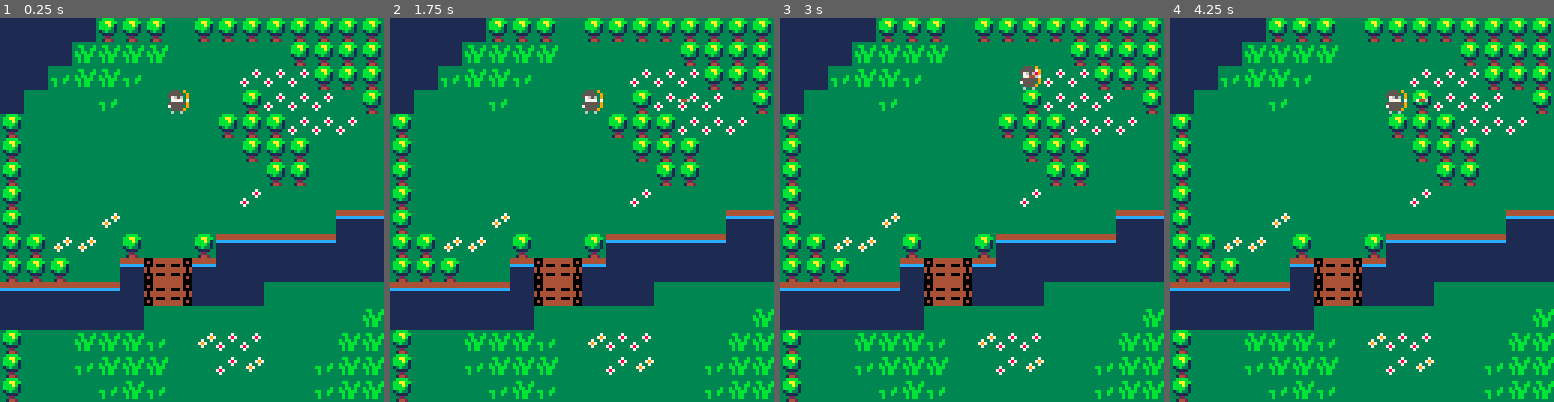
Above: before the commit, frames 1-4 (left to right).
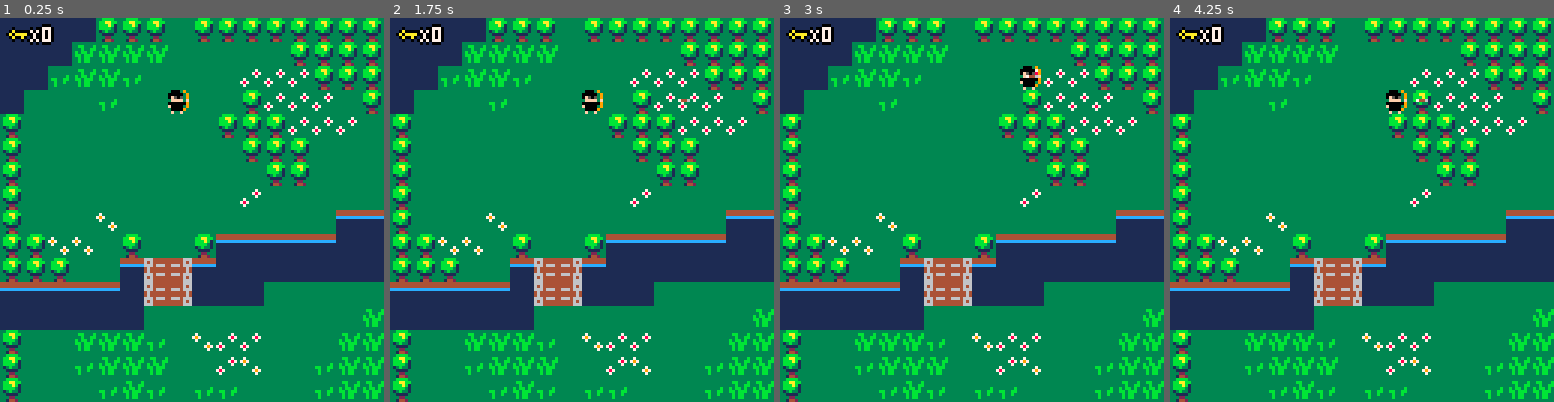
Above: after the commit, the same moments.

Repository: HeavenProx/PICO-8
Game: PICO-8 cartridge untitled.p8
Same seed, same stepped clock (60 frames per second), same inputs: the game is played once before the commit and once after it.
Inputs:
- Up to frame 1 (0.25 s): no input
- Up to frame 2 (1.75 s): tap X (X key) at 0.33, 1.07 s; hold Right from 1.6 s (still down)
- Up to frame 3 (3 s): tap X (X key) at 1.85, 2.97 s; release Right at 2.1 s; hold Up 2.15-2.42 s; hold Right from 2.47 s (still down)
- Up to frame 4 (4.25 s): release Right at 3.03 s; hold Left 3.08-3.58 s; hold Down 3.63-3.97 s; hold Right from 4.02 s (still down); tap X (X key) at 4.08 s

The runs differ from the first frame. In frame 1, 1.9% of the frame differs, in the area x 1-69%, y 1-100%; in frame 2, 1.9%; in frame 3, 1.9%; in frame 4, 1.9%.

Commit message:
ajout clé, porte et ui clé

Diff:
--- a/untitled.p8
+++ b/untitled.p8
@@ -3,6 +3,7 @@
 __lua__
 function _init()
 	draw_map()
+	create_player()
 end
 
 
@@ -23,20 +24,39 @@
 function _draw()
 	cls()
 	map()
+
 	draw_player()
 
 	for arrow in all(arrows) do
 		spr(arrow.sp, arrow.x, arrow.y, 1, 1, arrow.flip)
 	end
+
+	draw_ui()
 end
 
 
 -->8
-p = {sprite=1,x=7,y=3,largeur=8,hauteur=8,life=100,flip=false}
+-- player
 arrows = {}
 
+function create_player()
+	p = {
+		sprite=1,
+		x=7,
+		y=3,
+		largeur=8,
+		hauteur=8,
+		keys=0,
+		life=100,
+		flip=false
+	}
+end
+
 function draw_player()
+	palt(0, false)
+	palt(14, true)
  spr(p.sprite,p.x*8,p.y*8,1,1,p.flip)
+	palt()
 end
 
 function shoot()
@@ -71,14 +91,42 @@
    newy += speed
   end
 
+  interact(newx,newy)
+
   if not check_flag(0, newx, newy) then
    p.x = mid(0,newx,127)
    p.y = mid(0,newy,63)
   end
 end
 
-
-
+function interact(x,y)
+	if check_flag(1,x,y) then
+		pick_up_key(x,y)
+	elseif check_flag(2,x,y) then
+		if p.keys>=1 then
+			open_door(x,y)
+			p.keys-=1
+		else
+			sfx(3)
+		end
+	end
+end
+
+function next_tile(x,y)
+	sprite = mget(x,y)
+	mset(x,y,sprite+1)
+end
+
+function pick_up_key(x,y)
+	next_tile(x,y)
+	p.keys+=1
+	sfx(01)
+end
+
+function open_door(x,y)
+	next_tile(x,y)
+	sfx(02)
+end
 -->8
 -- map
 
@@ -103,6 +151,25 @@
 	camy=flr(0,p.y-7.5,127-119)
 	camera(camx*8,camy*8)
 end
+-->8
+-- ui
+
+function draw_ui()
+	camera()
+	palt(0, false)
+	palt(14, true)
+	spr(24, 2, 3)
+	palt()
+	print_outline("X"..p.keys,10,3)
+end
+
+function print_outline(text,x,y)
+	print(text,x+1,y,0)
+	print(text,x-1,y,0)
+	print(text,x,y+1,0)
+	print(text,x,y-1,0)
+	print(text,x,y,7)
+end
 
 
 
@@ -172,40 +239,43 @@
 
 
 __gff__
-0000000000000000000001010000000000000000000000000000000100000000000000000000000000000000000000000000000000000000000000000000000000000000000000000000000000000000000000000000000000000000000000000000000000000000000000000000000000000000000000000000000000000000
+0000000000000000020001010000030100000000000000000000010100000101000000000000000000000000000005000000000000000000000000000000050000000000000000000000000000000000000000000000000000000000000000000000000000000000000000000000000000000000000000000000000000000000
 0000000000000000000000000000000000000000000000000000000000000000000000000000000000000000000000000000000000000000000000000000000000000000000000000000000000000000000000000000000000000000000000000000000000000000000000000000000000000000000000000000000000000000
 __map__
-1b1b1b1b0a0a0a090a0a0a0a0a0a0a0a2a2a2a09091b1b1b0909090909090929090909090909090909090909090900000000000000000000000000000000000000000000000000000000000000000000000000000000000000000000000000000000000000000000000000000000000000000000000000000000000000000000
-1b1b1b2a2a2a2a09090909090a0a0a0a092a2a09090d0d090909090909090909090909090909090909090909090900000000000000000000000000000000000000000000000000000000000000000000000000000000000000000000000000000000000000000000000000000000000000000000000000000000000000000000
-1b1b3a2a2a3a090909092929290a0a0a0a2a2a090b1b1b090909090909090909090909090909090909090909090900000000000000000000000000000000000000000000000000000000000000000000000000000000000000000000000000000000000000000000000000000000000000000000000000000000000000000000
-1b0909093a09090909090a292929090a0a0a0a0a1b1b09090909090909090909090909090909090909090909090900000000000000000000000000000000000000000000000000000000000000000000000000000000000000000000000000000000000000000000000000000000000000000000000000000000000000000000
-0a09090909090909090a0a0a292929090a0a0a091b1b09090909090909090909090909090909090909090909090900000000000000000000000000000000000000000000000000000000000000000000000000000000000000000000000000000000000000000000000000000000000000000000000000000000000000000000
-0a0909090909090909090a0a0a0909090909090b1b1b09090909090909090909090909090909090909090909090900000000000000000000000000000000000000000000000000000000000000000000000000000000000000000000000000000000000000000000000000000000000000000000000000000000000000000000
-0a090909090909090909090a0a09090909092c2c2c0909090909090909090909090909090909090909090909090900000000000000000000000000000000000000000000000000000000000000000000000000000000000000000000000000000000000000000000000000000000000000000000000000000000000000000000
-0a09090909090909090929090909090909093c3c3c0909090909090909090909090909090909090909090909090900000000000000000000000000000000000000000000000000000000000000000000000000000000000000000000000000000000000000000000000000000000000000000000000000000000000000000000
-0a090909190909090909090909090b0b0b0b1b1b1b0909090909090909090909090909090909090909090909090900000000000000000000000000000000000000000000000000000000000000000000000000000000000000000000000000000000000000000000000000000000000000000000000000000000000000000000
-0a0a1919090a09090a0b0b0b0b0b1b1b1b1b1b1b090909090909090909090909090909090909090909090909090900000000000000000000000000000000000000006746664700000000000000000000000000000000000000000000000000000000000000000000000000000000000000000000000000000000000000000000
-0a0a0a09090b0c1c0b1b1b1b1b1b1b1b09090909090909090909090909090909090909090909090909090909090900000000000000000000000000000000000000467666667600000000000000000000000000000000000000000000000000000000000000000000000000000000000000000000000000000000000000000000
-0b0b0b0b0b1b0c1c1b1b1b090909090909090909090909090909090909090909090909090909090909090909090900000000000000000000000000000000000000766666765700000000000000000000000000000000000000000000000000000000000000000000000000000000000000000000000000000000000000000000
-1b1b1b1b1b1b0909090909090909092a09090909090909090909090909090909090909090909090909090909090900000000000000000000000000000000000000565774750000000000000000000000000000000000000000000000000000000000000000000000000000000000000000000000000000000000000000000000
-0a09092a2a2a3a091929290909092a2a09090909090909090909090909090909090909090909090909090909090900000000000000000000000000000000000000005544000000000000000000000000000000000000000000000000000000000000000000000000000000000000000000000000000000000000000000000000
-0a09093a2a2a2a0909291909093a2a2a0909090909090909090909090909090909090909090909090909090909090000000000000000000000000000000000000000544464534300530b004300634300000000000000000000000000000000000000000000000000000000000000000000000000000000000000000000000000
-0a0909093a2a3a0909090909093a2a2a09090909090909090909090909090929090909090909090909090909090900000000000000000000000000000000000000405141414151614141415151414161420000000000000000000000000000000000000000000000000000000000000000000000000000000000000000000000
-0909090909090909090909090909090909090909090909090909090909090909090909090909090909090909090900000000000000000000000000000000000000000000000000000000000000000000000000000000000000000000000000000000000000000000000000000000000000000000000000000000000000000000
-0909090909090909090909090909090909090909090909090909090909090909090909090909090909090909090900000000000000000000000000000000000000000000000000000000000000000000000000000000000000000000000000000000000000000000000000000000000000000000000000000000000000000000
-0909090909090909090909090909090909090909090909090909090909090909090909090909090909090909090900000000000000000000000000000000000000000000000000000000000000000000000000000000000000000000000000000000000000000000000000000000000000000000000000000000000000000000
-0909090909090909090909090909090909090909090909090909090909090909090909090909090909090909090900000000000000000000000000000000000000000000000000000000000000000000000000000000000000000000000000000000000000000000000000000000000000000000000000000000000000000000
-0909090909090909090909090909090909090909090909090909090909090909090909090909090909090909090900000000000000000000000000000000000000000000000000000000000000000000000000000000000000000000000000000000000000000000000000000000000000000000000000000000000000000000
-0909090909090909090909090909090909090909090909090909090909090909090909090909090909090909090900000000000000000000000000000000000000000000000000000000000000000000000000000000000000000000000000000000000000000000000000000000000000000000000000000000000000000000
-0909090909090909090909090909090909090909090909090909090909090909090909090909090909090909090900000000000000000000000000000000000000000000000000000000000000000000000000000000000000000000000000000000000000000000000000000000000000000000000000000000000000000000
-0909090909090909090909090909090909090909090909090909090909090909090909090909090909090909090900000000000000000000000000000000000000000000000000000000000000000000000000000000000000000000000000000000000000000000000000000000000000000000000000000000000000000000
-0909090909090909090909090909090909090909090909090909090909090909090909090909090909090909090900000000000000000000000000000000000000000000000000000000000000000000000000000000000000000000000000000000000000000000000000000000000000000000000000000000000000000000
-0909090909090909090909090909090909090909090909090909090909090909090909090909090909090909090900000000000000000000000000000000000000000000000000000000000000000000000000000000000000000000000000000000000000000000000000000000000000000000000000000000000000000000
-0909090909090909090909090909090909090909090909090909090909090909090909090909090909090909090900000000000000000000000000000000000000000000000000000000000000000000000000000000000000000000000000000000000000000000000000000000000000000000000000000000000000000000
-0909090909090909090909090909090909090909090909090909090909090909090909090909090909090909090900000000000000000000000000000000000000000000000000000000000000000000000000000000000000000000000000000000000000000000000000000000000000000000000000000000000000000000
-0909090909090909090909090909090909090909090909090909090909090909090909090909090909090909090900000000000000000000000000000000000000000000000000000000000000000000000000000000000000000000000000000000000000000000000000000000000000000000000000000000000000000000
-0909090909090909090909090909090909090909090909090909090909090909090909090909090909090909090900000000000000000000000000000000000000000000000000000000000000000000000000000000000000000000000000000000000000000000000000000000000000000000000000000000000000000000
-0909090909090909090909090909090909090909090909090909090909090909090909090909090909090909090900000000000000000000000000000000000000000000000000000000000000000000000000000000000000000000000000000000000000000000000000000000000000000000000000000000000000000000
-2909090909090909090909090909092909090909090909090909090909090929090909090909090909090909090900000000000000000000000000000000000000000000000000000000000000000000000000000000000000000000000000000000000000000000000000000000000000000000000000000000000000000000
-
-
+1b1b1b1b0a0a0a090a0a0a0a0a0a0a0a0a0a0a0a0a1b1b1b0a0a0a0a0a0a0a29090909090909090909090909090900000000000000000000000000000000000000000000000000000000000000000000000000000000000000000000000000000000000000000000000000000000000000000000000000000000000000000000
+1b1b1b2a2a2a2a09090909090a0a0a0a082a2a09092c2c0909093a093a090909090909090909090909090909090900000000000000000000000000000000000000000000000000000000000000000000000000000000000000000000000000000000000000000000000000000000000000000000000000000000000000000000
+1b1b3a2a2a3a090909092929290a0a0a0a2a3a090b1b1b090909090909090909090909090909090909090909090900000000000000000000000000000000000000000000000000000000000000000000000000000000000000000000000000000000000000000000000000000000000000000000000000000000000000000000
+1b0909093a09090909090a292929090a0a3a3a0a1b1b09090909093a0a0a0909090909090909090909090909090900000000000000000000000000000000000000000000000000000000000000000000000000000000000000000000000000000000000000000000000000000000000000000000000000000000000000000000
+0a09090909090909090a0a0a292929090a0a0a0a1b1b09291909090a0a090909090909090909090909090909090900000000000000000000000000000000000000000000000000000000000000000000000000000000000000000000000000000000000000000000000000000000000000000000000000000000000000000000
+0a0909090909090909090a0a0a0909090909090b1b1b09193a09090909090909090909090909090909090909090900000000000000000000000000000000000000000000000000000000000000000000000000000000000000000000000000000000000000000000000000000000000000000000000000000000000000000000
+0a090909090909090909090a0a09090909091d1d1d09093a09093a09093a0909090909090909090909090909090900000000000000000000000000000000000000000000000000000000000000000000000000000000000000000000000000000000000000000000000000000000000000000000000000000000000000000000
+0a09090909090909090929090909090909091c1c1c090909090909093a3a0909090909090909090909090909090900000000000000000000000000000000000000000000000000000000000000000000000000000000000000000000000000000000000000000000000000000000000000000000000000000000000000000000
+0a090909190909090909090909090b0b0b0b1b1b1b09090909093a0909090909090909090909090909090909090900000000000000000000000000000000000000000000000000000000000000000000000000000000000000000000000000000000000000000000000000000000000000000000000000000000000000000000
+0a0a1919090a09090a0b0b0b0b0b1b1b1b1b1b1b093a3a091a1a090929090909090909090909090909090909090900000000000000000000000000000000000000006746664700000000000000000000000000000000000000000000000000000000000000000000000000000000000000000000000000000000000000000000
+0a0a0a09090b0c0d0b1b1b1b1b1b1b1b090909093a09091a1a1a1a091919090a0a0909090909090909090909090900000000000000000000000000000000000000467666667600000000000000000000000000000000000000000000000000000000000000000000000000000000000000000000000000000000000000000000
+0b0b0b0b0b1b0c0d1b1b1b0909090909090909090909091a1a1a090909090a0a0a0909090909090909090909090900000000000000000000000000000000000000766666765700000000000000000000000000000000000000000000000000000000000000000000000000000000000000000000000000000000000000000000
+1b1b1b1b1b1b0909090909090909092a093a3a0919093a091a090909090a0a0a090909090909090909090909090900000000000000000000000000000000000000565774750000000000000000000000000000000000000000000000000000000000000000000000000000000000000000000000000000000000000000000000
+0a09092a2a2a3a091929290909092a2a2a092a3a3a09090909090909090a0a09090909090909090909090909090900000000000000000000000000000000000000005544000000000000000000000000000000000000000000000000000000000000000000000000000000000000000000000000000000000000000000000000
+0a09093a2a2a2a0909291909093a2a2a091a1a19093a092a3a0909090a0a090909090909090909090909090909090000000000000000000000000000000000000000544464534300530b004300634300000000000000000000000000000000000000000000000000000000000000000000000000000000000000000000000000
+0a0909093a2a3a093a3a0909093a2a2a091a1a1a3a093a2a2a09090a0a090929090909090909090909090909090900000000000000000000000000000000000000405141414151614141415151414161420000000000000000000000000000000000000000000000000000000000000000000000000000000000000000000000
+0a0909090a0909093a3a09090909090909091a1a1a09093a09090a0a0a3a0909090909090909090909090909090900000000000000000000000000000000000000000000000000000000000000000000000000000000000000000000000000000000000000000000000000000000000000000000000000000000000000000000
+0a3a09090a0a0909092a09090a0909090909091a1a09090909090a0a0a3a2a09090909090909090909090909090900000000000000000000000000000000000000000000000000000000000000000000000000000000000000000000000000000000000000000000000000000000000000000000000000000000000000000000
+1a2a3a09090a0929093a3a0a0a0a092a093a2a2a1a0909090909090a09192a09090909090909090909090909090900000000000000000000000000000000000000000000000000000000000000000000000000000000000000000000000000000000000000000000000000000000000000000000000000000000000000000000
+1a1a2a3a09092a0909093a0a0a091919193a091a1a092a3a2909090a0a0a0909090909090909090909090909090900000000000000000000000000000000000000000000000000000000000000000000000000000000000000000000000000000000000000000000000000000000000000000000000000000000000000000000
+1a1a1a1a0909090909093a0909090a3a09091a1a1a09090909090909090a0909090909090909090909090909090900000000000000000000000000000000000000000000000000000000000000000000000000000000000000000000000000000000000000000000000000000000000000000000000000000000000000000000
+1e1f1f1e1e3a09090909093a090a0a0909091a3a09090909090b0b093a3a0909090909090909090909090909090900000000000000000000000000000000000000000000000000000000000000000000000000000000000000000000000000000000000000000000000000000000000000000000000000000000000000000000
+1f2d2d2d1f09093a09090909093a09093a0929090909192a0b1b1b0b093a3a09090909090909090909090909090900000000000000000000000000000000000000000000000000000000000000000000000000000000000000000000000000000000000000000000000000000000000000000000000000000000000000000000
+1f0e2d2d2e090919093a09090909092929090909093a09092a1b1b1b09090909090909090909090909090909090900000000000000000000000000000000000000000000000000000000000000000000000000000000000000000000000000000000000000000000000000000000000000000000000000000000000000000000
+1e2d2d2d1e090909093a09092a090a0a0a0a09290909090909091b1b29090909090909090909090909090909090900000000000000000000000000000000000000000000000000000000000000000000000000000000000000000000000000000000000000000000000000000000000000000000000000000000000000000000
+1e1f1f1e1f093a091a1a1a0909090a0a0a0a092a090909091909093a3a090909090909090909090909090909090900000000000000000000000000000000000000000000000000000000000000000000000000000000000000000000000000000000000000000000000000000000000000000000000000000000000000000000
+1a1a1a1a0909092a1a1a0a3a09090909092a09090929090a3a09093a09093a09090909090909090909090909090900000000000000000000000000000000000000000000000000000000000000000000000000000000000000000000000000000000000000000000000000000000000000000000000000000000000000000000
+1a1a1a1a090909091a0a0a0a3a3a3a0909093a09090a0a0a090909092a093a09090909090909090909090909090900000000000000000000000000000000000000000000000000000000000000000000000000000000000000000000000000000000000000000000000000000000000000000000000000000000000000000000
+1a1a1a09090909090a0a0a09090909090909090a0a092a0909093a2a09191a09090909090909090909090909090900000000000000000000000000000000000000000000000000000000000000000000000000000000000000000000000000000000000000000000000000000000000000000000000000000000000000000000
+1a1a093a0909090a0a0a09193a090909093a0a0a3a3a0909093a09091a1a1a09090909090909090909090909090900000000000000000000000000000000000000000000000000000000000000000000000000000000000000000000000000000000000000000000000000000000000000000000000000000000000000000000
+1a0929193a0909090a0909192a3a0909090a0a093a09093a0909091a1a090909090909090909090909090909090900000000000000000000000000000000000000000000000000000000000000000000000000000000000000000000000000000000000000000000000000000000000000000000000000000000000000000000
+2909092909090909090909090929092909090909090909091a1a1a1a09090929090909090909090909090909090900000000000000000000000000000000000000000000000000000000000000000000000000000000000000000000000000000000000000000000000000000000000000000000000000000000000000000000
+…(5 lines of a section not shown)…
Not shown, changed: 32 lines of the sprite sheet (__gfx__) section of untitled.p8
Not shown, changed: the sound effects (__sfx__) section of untitled.p8
